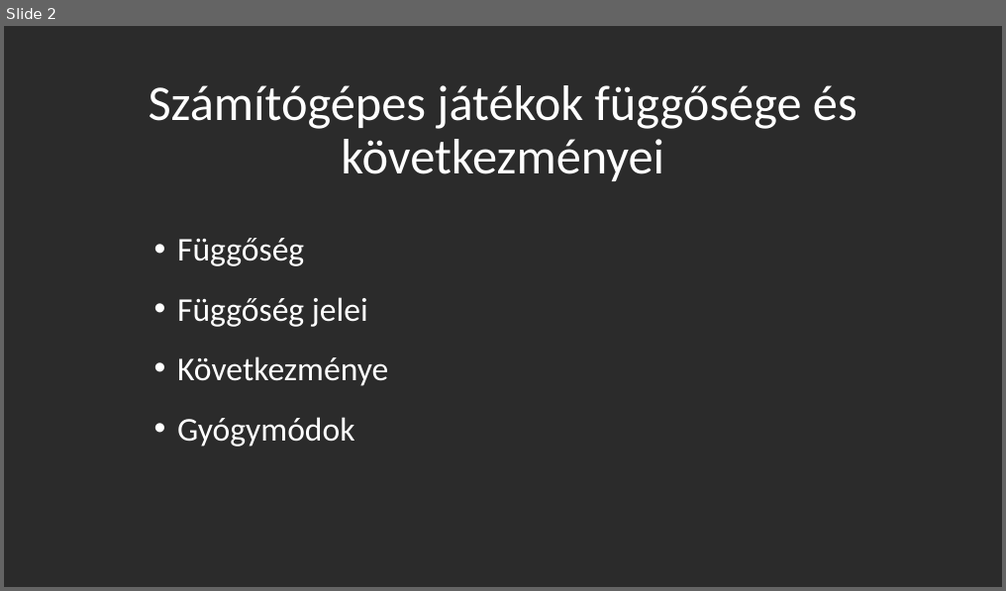
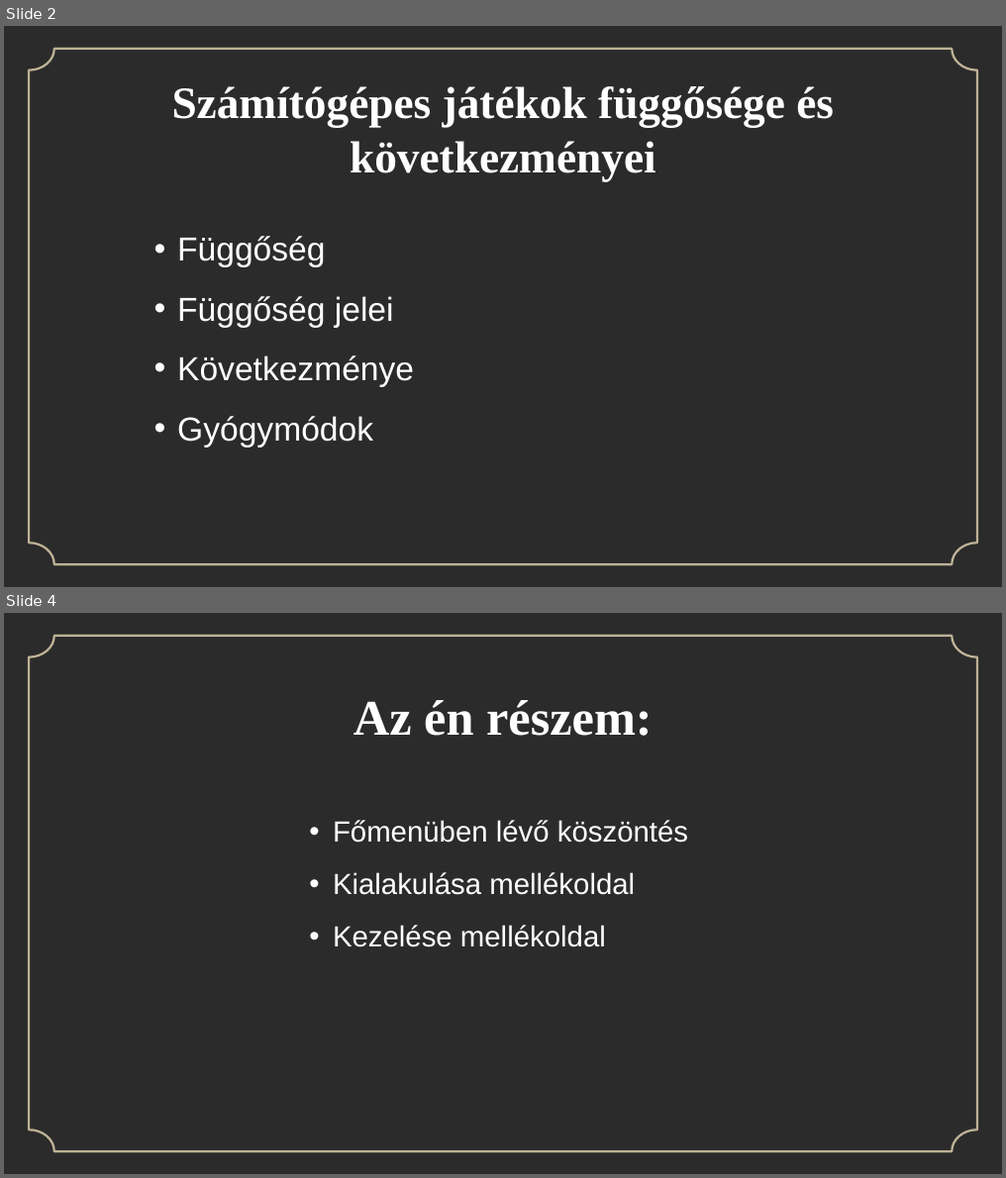
Before and after one commit to PetrooAdam/iktprojekt, a slide deck: Szenczi_Szabolc_Védés.pptx. Shown one above the other, each under a label of ours: slide 2 before the commit, slides 2 and 4 after it; the slides between them are not shown. The pictures are 1006x591 and 1006x1178 pixels, drawn with LibreOffice and Linux fonts; fonts in the diff are those of the drawing; background and template pictures are left out; a plain dark background stands for a picture behind light text. Boxes give left, top, right and bottom in pixels: in the first picture for what was removed or moved away, otherwise in the second. Text is boxed around its words. In the diff, an @@ line names an element or a change of style, - is before the commit and + after.

```diff
--- a/Szenczi_Szabolc_Védés.pptx
+++ b/Szenczi_Szabolc_Védés.pptx
@@ slide 4 added at [4, 613, 1002, 1174], background picture (left out); not listed: 1 template element that a slide beside it also shows @@
@@ title added at [353, 700, 652, 736], 48 pt, text #FFFFFF, bold @@
+Az én részem:
@@ text added at [333, 820, 688, 948], 28 pt, text #FFFFFF @@
+• Főmenüben lévő köszöntés
+• Kialakulása mellékoldal
+• Kezelése mellékoldal
@@ slide 2 changed as well @@
@@ freeform shape added at [29, 49, 977, 565], outline #BEB296 2.12 pt @@
@@ title "Számítógépes játékok függősége és következményei" at [172, 86, 834, 181]: size 48 to 43.2 pt, font Calibri to Times New Roman, bold on; line spacing 0.9 to 1; vertical alignment bottom to middle @@
@@ text "Függőség" at [177, 236, 414, 448]: font Calibri to Arial @@
```
Also in this commit, not shown: 1 other slide changed, 4 other slides added, 1 slide removed.
